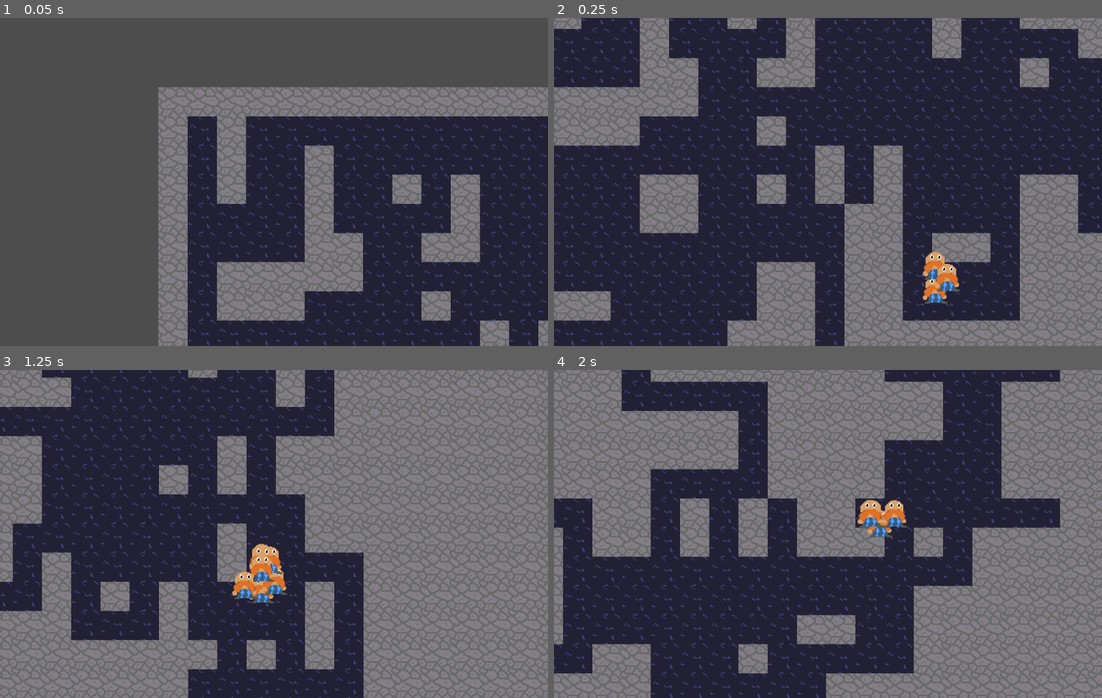
Above: before the commit, frames 1-4 (two rows, left to right).
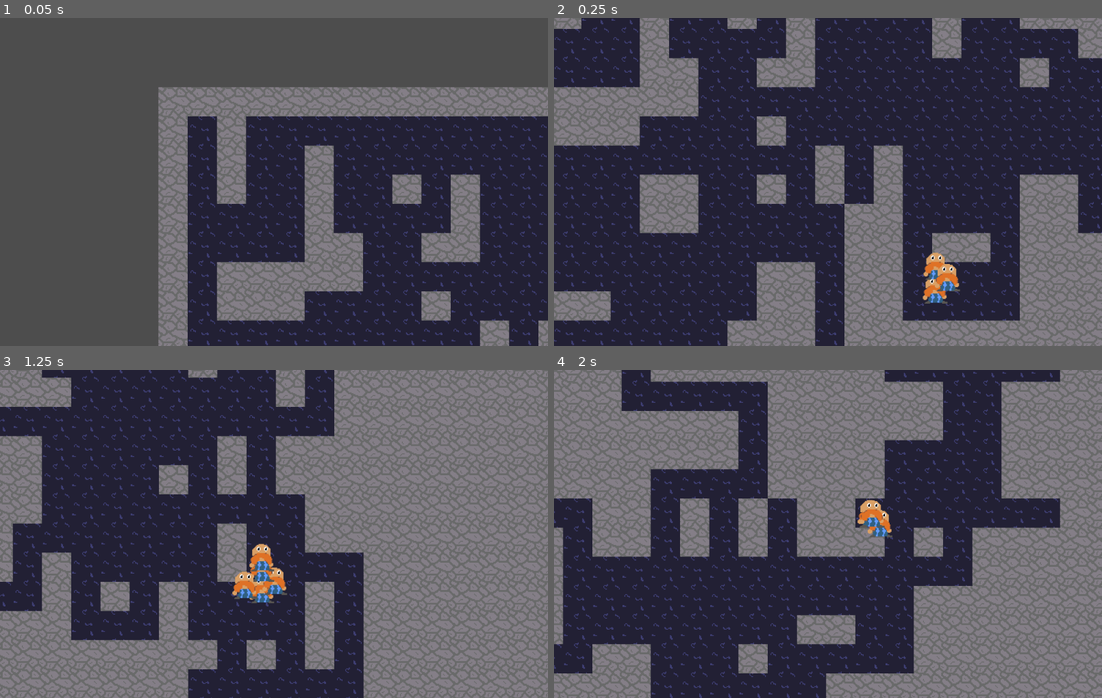
Above: after the commit, the same moments.

Repository: LegoGuy32109/OpenDwarf
Game: Godot game, scene res://WorldGen/World.tscn
The game is run twice, just before and just after one commit, with the same random seed, the same clock (stepped at 60 frames per second) and the same inputs.
Inputs (mouse positions are in pixels of both pictures, inside the frame that each line leads up to):
- Up to frame 1 (0.05 s): no input
- Up to frame 2 (0.25 s): no input
- Up to frame 3 (1.25 s): tap Enter (ui_accept) at 0.5, 0.77 s; move the mouse to (394, 517) at 0.52 s; hold Right (ui_right) from 0.53 s (still down); click (394, 517) at 0.6 s
- Up to frame 4 (2 s): move the mouse to (718, 550) at 1.27 s; release Right (ui_right) at 1.28 s; hold Down (ui_down) from 1.28 s (still down); right-click (718, 550) at 1.35 s; tap Enter (ui_accept) at 1.52 s

Frame 1 is identical in both runs. In frame 2, 0.1% of the frame differs, in the area x 67-71%, y 71-80%; in frame 3, 0.3%; in frame 4, 0.4%, in the area x 56-65%, y 39-49%.

Commit message:
removed currentCommand property, focus on list manipulation

Diff:
--- a/Dwarf/Dwarf.gd
+++ b/Dwarf/Dwarf.gd
@@ -30,9 +30,14 @@
 func _process(_delta):
 	match state:
 		STATES.IDLE:
-			if not commandQueue.commandList.is_empty():
-				await moveTo(commandQueue.nextCommand().desiredLocation)
-				commandQueue.curCommandDone()
+			if commandQueue.commandList.size() > 0:
+				var actionSuccessfull = await moveTo(commandQueue.commandList[0].desiredLocation)
+				if actionSuccessfull:
+					commandQueue.nextCommand()
+				else:
+					# complain task failed
+					commandQueue.nextCommand()
+
 			elif randf() < 0.02:
 				await _moveToNeighbor()
 
@@ -69,7 +74,7 @@
 		await singleTween.finished
 		coordinates = tileCoords
 
-#	print(self.name+" is now at "+str(coordinates))
+	print(self.name+" is now at "+str(coordinates))
 	state = STATES.IDLE
 	return true
 
@@ -86,25 +91,31 @@
 # this will grow more complex
 class CommandQueue:
 	var commandList : Array[Command] = []
-	var currentCommand : Command = null
+#	var currentCommand : Command = null
 	var entity : Dwarf
 
 	func _init(_entity: Dwarf):
 		entity = _entity
 
 	func order(command: Command):
-		if not entity.state == STATES.MOVING:
+		if _isCommandTypeInQueue(command):
+			print(entity.name + " is already moving")
+		else:
 			commandList.append(command)
-		else:
-			print(entity.name + " is already moving")
+
+	func _isCommandTypeInQueue(command: Command) -> bool:
+		#Command will be a abstract class eventually, currently I'm only letting one in at a time
+		if(commandList.size() > 0):
+			return true
+		return false
 
 	func nextCommand() -> Command:
-		var poppedCommand : Command = commandList.pop_front()
-		currentCommand = poppedCommand
-		return poppedCommand
+#		var poppedCommand : Command = commandList.pop_front()
+#		currentCommand = poppedCommand
+		return commandList.pop_front()
 
-	func curCommandDone()-> void:
-		currentCommand = null
+#	func curCommandDone()-> void:
+#		currentCommand = null
 
 class Command:
 	var desiredLocation: Vector2i
--- a/WorldGen/World.tscn
+++ b/WorldGen/World.tscn
@@ -45,15 +45,3 @@
 
 [node name="Dwarf11" parent="Entities" instance=ExtResource("3_7ca3o")]
 position = Vector2(32, 32)
-
-[node name="Dwarf12" parent="Entities" instance=ExtResource("3_7ca3o")]
-position = Vector2(32, 32)
-
-[node name="Dwarf13" parent="Entities" instance=ExtResource("3_7ca3o")]
-position = Vector2(32, 32)
-
-[node name="Dwarf14" parent="Entities" instance=ExtResource("3_7ca3o")]
-position = Vector2(32, 32)
-
-[node name="Dwarf15" parent="Entities" instance=ExtResource("3_7ca3o")]
-position = Vector2(32, 32)
--- a/WorldGen/WorldSpawn.gd
+++ b/WorldGen/WorldSpawn.gd
@@ -36,6 +36,7 @@
 			tile.actionGiven.connect(_action_given)
 
 
+	@warning_ignore("narrowing_conversion", "integer_division")
 	var pathSpawn: RockSpawner = RockSpawner.new(Vector2i(borderLength/2, \
 	borderLength/2.5), borders)
 	var path: Array[Vector2i] = pathSpawn.walk(600)
